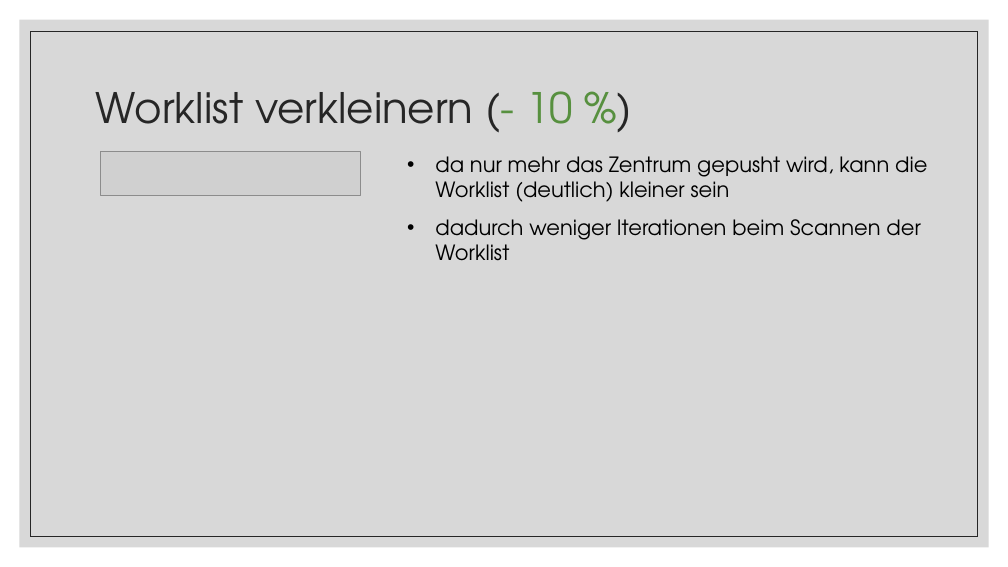
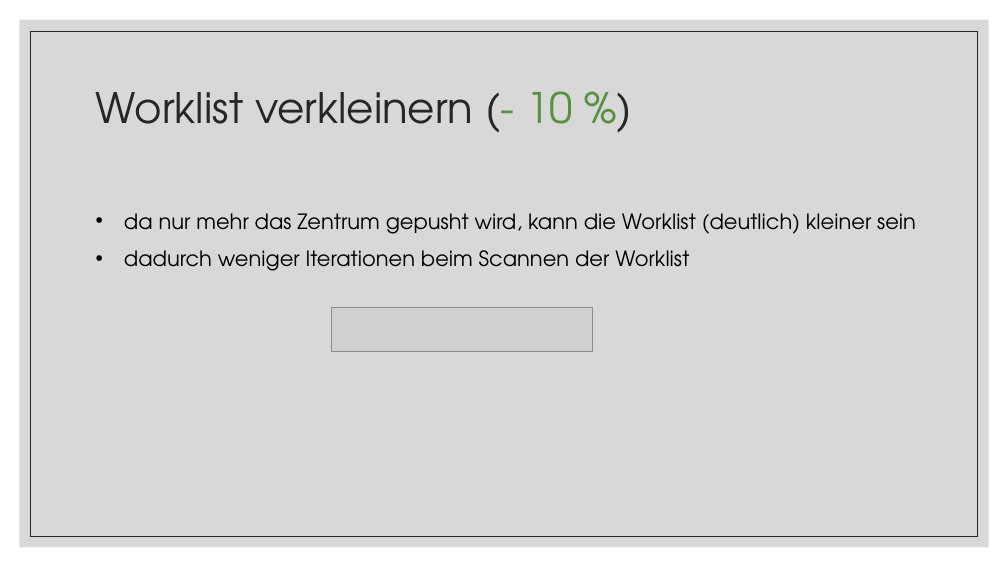
Before and after one commit to tobixdev/TUWien_WS20_EfficientPrograms, a slide deck: slide 13 of Conway’s Game of Life.pptx. Drawn at 1008x567 pixels with LibreOffice and Linux fonts; fonts in the diff are those of the drawing; grey boxes stand for pictures. Boxes give left, top, right and bottom in pixels: in the first picture for what was removed or moved away, otherwise in the second. Text is boxed around its words. In the diff, an @@ line names an element or a change of style, - is before the commit and + after.

```diff
--- a/Conway’s Game of Life.pptx
+++ b/Conway’s Game of Life.pptx
@@ text "da nur mehr das Zentrum ..." rewrapped from (435, 156, 927, 261) to (124, 213, 916, 271) @@
@@ picture: place and size @@
-picture at (100, 151, 361, 196)
+picture at (331, 308, 592, 352)
```
Also in this commit, not shown: 13 other slides changed.
